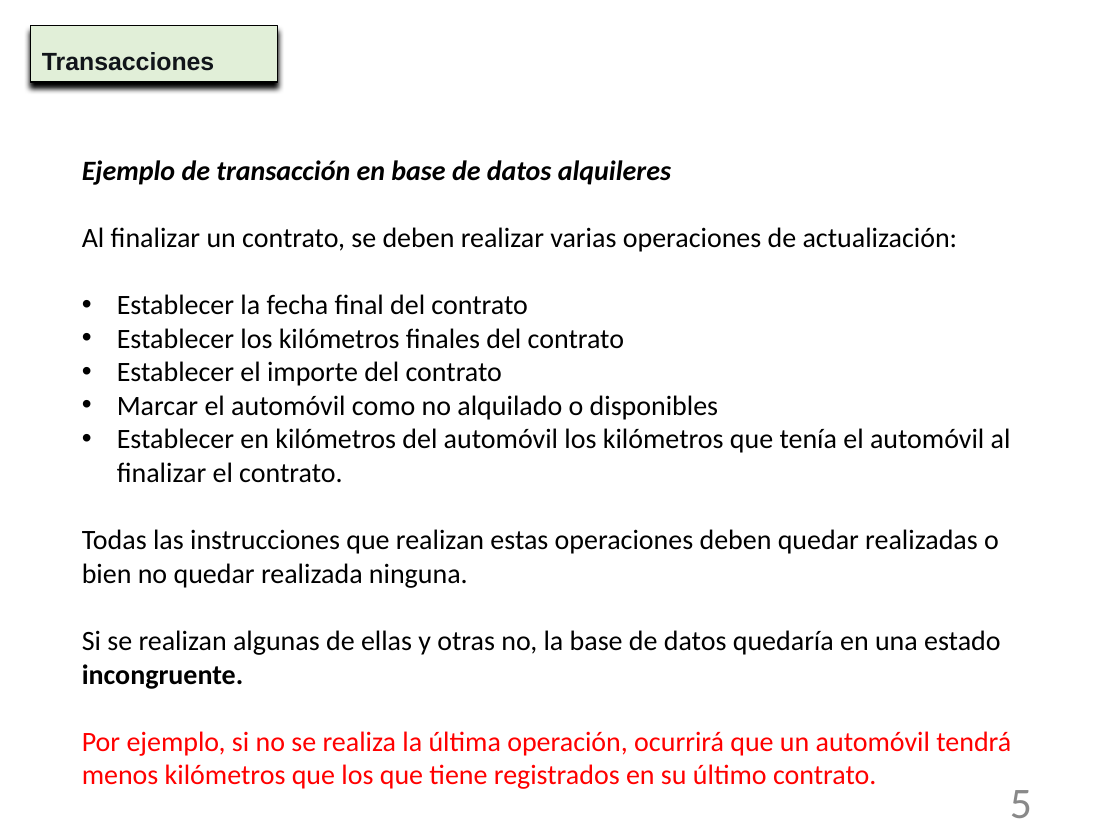
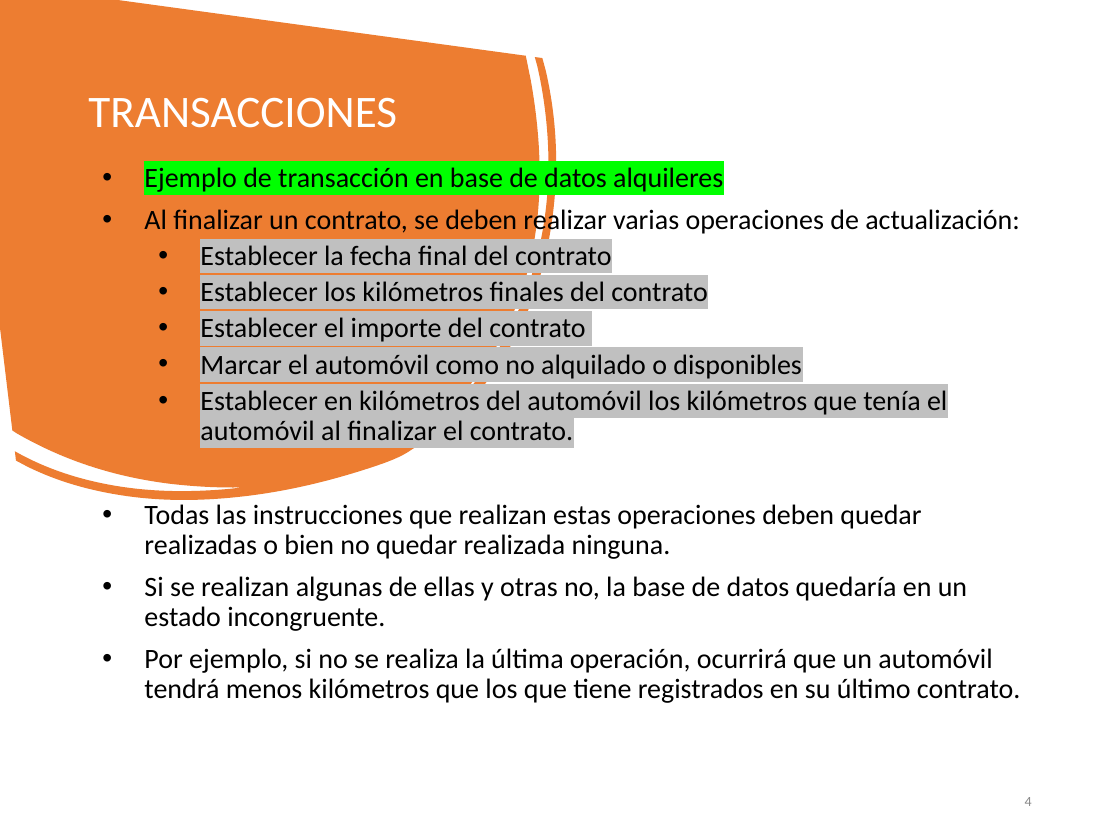
Before and after one commit to NuriaCelis/GBD2324, a slide deck: slide 4 of Tema5/Unidad_7_4-Transacciones.pptx (slide 5 before the commit). Drawn at 1120x840 pixels with LibreOffice and Linux fonts; fonts in the diff are those of the drawing. Boxes give left, top, right and bottom in pixels: in the first picture for what was removed or moved away, otherwise in the second. Text is boxed around its words. In the diff, an @@ line names an element or a change of style, - is before the commit and + after.

```diff
--- a/Tema5/Unidad_7_4-Transacciones.pptx
+++ b/Tema5/Unidad_7_4-Transacciones.pptx
@@ freeform shape added at box(0, 0, 682, 631), fill #ED7D31 @@
@@ title "TRANSACCIONES": place and size @@
-title "TRANSACCIONES" at box(30, 26, 278, 82)
+title "TRANSACCIONES" at box(88, 97, 397, 128)
@@ title "TRANSACCIONES" at box(88, 97, 397, 128): fill #E1EFD8 to none; outline #000000 0.75 pt to none; shadow off @@
@@ title at box(88, 97, 397, 128): text changed; size 16 to 29 pt; font Arial to Calibri; text colour #11151A to #FFFFFF; bold off @@
-Transacciones
+TRANSACCIONES
@@ text "Ejemplo de transacción en base ...": place and size @@
-text "Ejemplo de transacción en base ..." at box(82, 160, 1011, 789)
+text "Ejemplo de transacción en base ..." at box(144, 167, 1020, 703)
@@ text at box(144, 167, 1020, 703): highlight none to #00FF00, bold off, italic off in "Ejemplo de transacción en base de datos ..."; highlight none to #C0C0C0 in "Establecer la fecha final del contrato", "Establecer los kilómetros finales del contrato", "Establecer el importe del contrato", "Marcar el automóvil como no alquilado o ..." and 1 more places; text colour #FF0000 to #000000 in "Por ejemplo, si no se realiza la ..."; bullet none to •; line spacing 1 to 0.9; more space between paragraphs; list level 1 to 2 in "Establecer la fecha final del ..."; list level 1 to 2 in "Establecer los kilómetros finales del ..."; list level 1 to 2 in "Establecer el importe del contrato"; list level 1 to 2 in "Marcar el automóvil como no ..."; list level 1 to 2 in "Establecer en kilómetros del automóvil ..." @@
@@ text at box(144, 576, 967, 631): text changed @@
-Si se realizan algunas de ellas y otras no, la base de datos quedaría en una estado incongruente.
+• Si se realizan algunas de ellas y otras no, la base de datos quedaría en un estado incongruente.
@@ page number at box(1025, 797, 1032, 806): text changed; size 28 to 9 pt @@
-5
+4
```
Also in this commit, not shown: 12 other slides changed, 1 slide removed, 1 other file.
